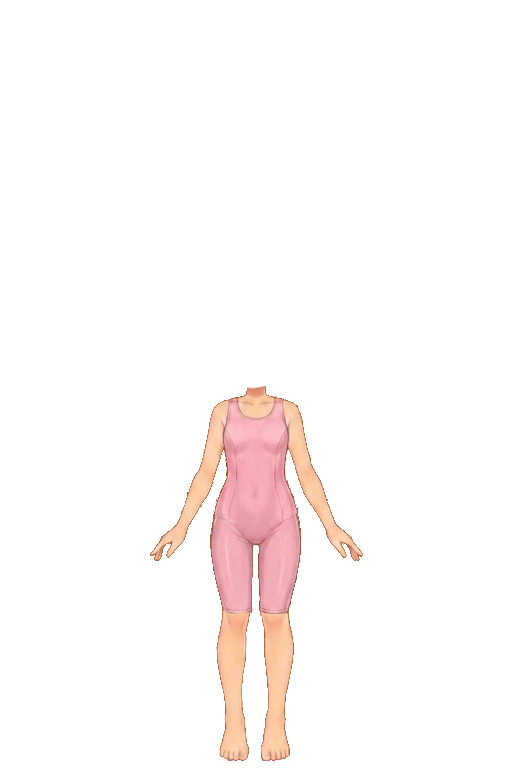
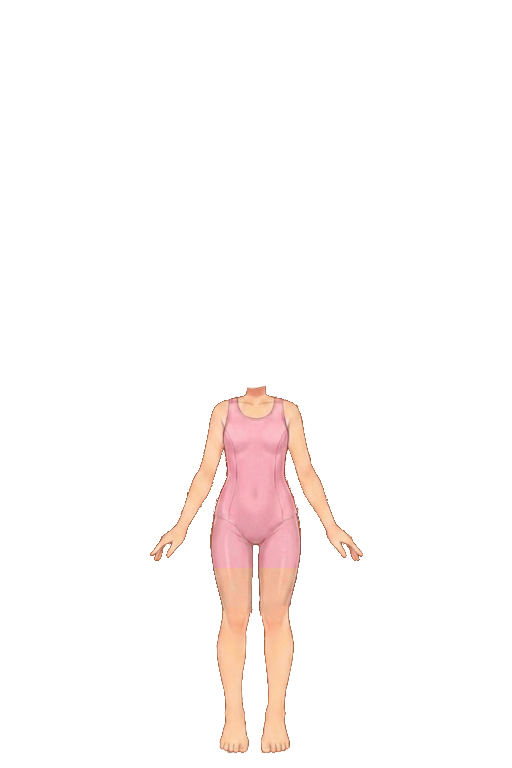
Layered file, before and after one edit (512 x 768). Changes by layer:
painted on "c7161829-a28e-4d83-8ffc-4935ee95860c.jpg" over [214, 568, 297, 762]
